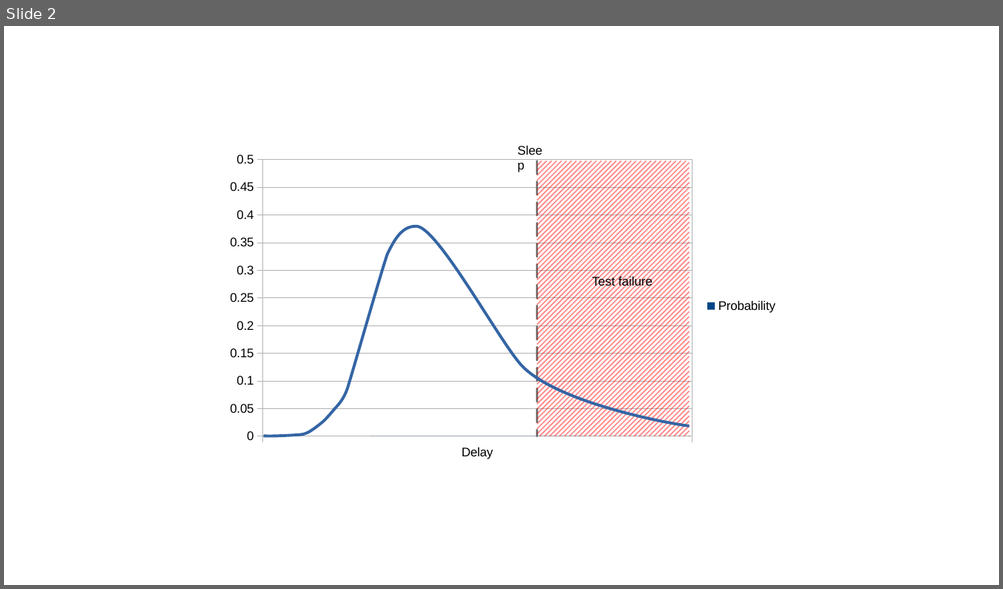
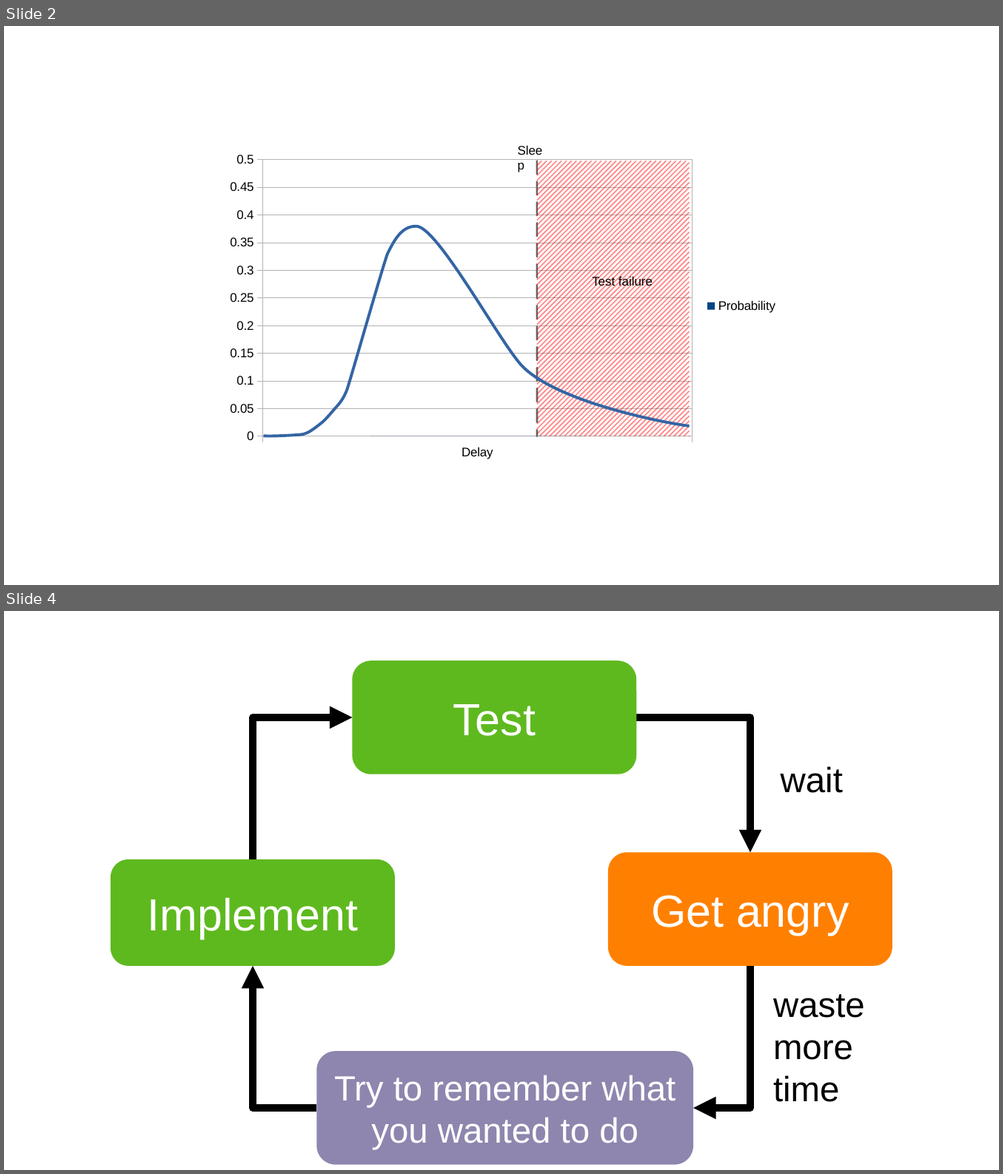
Before and after one commit to exasol/exasol-java-tutorial, a slide deck: testing-tutorial/doc/tdd/images/Sleep_vs_async.odp. Shown one above the other, each under a label of ours: slide 2 before the commit, slides 2 and 4 after it; the slides between them are not shown. The pictures are 1003x589 and 1003x1174 pixels, drawn with LibreOffice and Linux fonts; fonts in the diff are those of the drawing. Boxes give left, top, right and bottom in pixels: in the first picture for what was removed or moved away, otherwise in the second. Text is boxed around its words. In the diff, an @@ line names an element or a change of style, - is before the commit and + after.

```diff
--- a/testing-tutorial/doc/tdd/images/Sleep_vs_async.odp
+++ b/testing-tutorial/doc/tdd/images/Sleep_vs_async.odp
@@ slide 4 added at box(4, 611, 999, 1170), background #FFFFFF @@
@@ rounded rectangle added at box(353, 661, 637, 775), fill #5EB91E, 36 pt, text #FFFFFF @@
+Test
@@ elbow arrow added from (253, 860) to (353, 718), #000000 6.01 pt @@
@@ elbow arrow added from (637, 718) to (751, 853), #000000 6.01 pt @@
@@ text added at box(780, 766, 842, 793), 28 pt, text #000000 @@
+wait
@@ rounded rectangle added at box(608, 853, 892, 967), fill #FF8000, 36 pt, text #FFFFFF @@
+Get angry
@@ rounded rectangle added at box(111, 860, 395, 967), fill #5EB91E, 36 pt, text #FFFFFF @@
+Implement
@@ elbow arrow added from (316, 1108) to (253, 967), #000000 6.01 pt @@
@@ elbow arrow added from (751, 967) to (694, 1108), #000000 6.01 pt @@
@@ text added at box(773, 994, 865, 1102), 28 pt, text #000000 @@
+waste
+more
+time
@@ rounded rectangle added at box(316, 1051, 693, 1165), fill #8E86AE, 28 pt, text #FFFFFF @@
+Try to remember what you wanted to do
```
Also in this commit, not shown: 1 other slide added, 18 other files.
